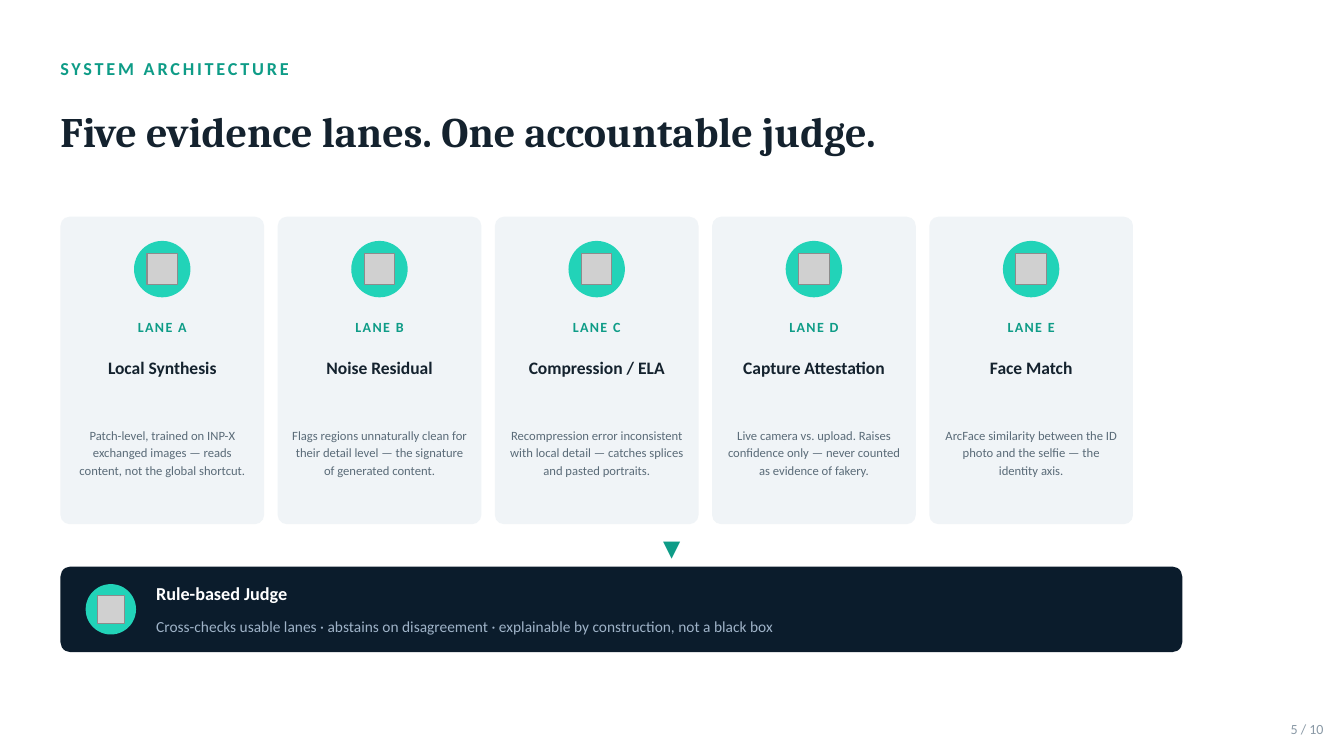
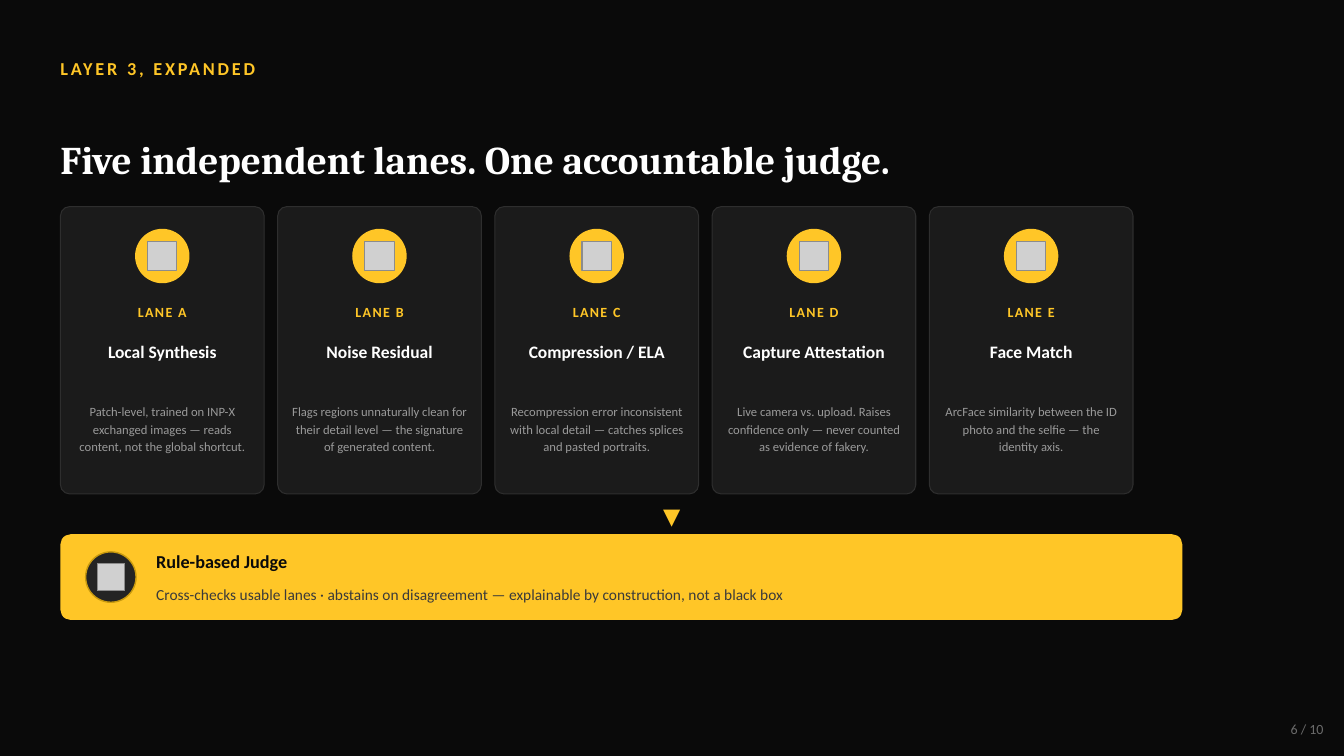
Before and after one commit to Venkat-Kolasani/VeriLens, a slide deck: slide 6 of pitch/VeriLens_Pitch.pptx (slide 5 before the commit). Drawn at 1344x756 pixels with LibreOffice and Linux fonts; fonts in the diff are those of the drawing; grey boxes stand for pictures. Boxes give left, top, right and bottom in pixels: in the first picture for what was removed or moved away, otherwise in the second. Text is boxed around its words. In the diff, an @@ line names an element or a change of style, - is before the commit and + after.

Commit message:
feat(pitch): redo deck in yellow-black theme, fix icon color bug
Replaced the teal/light-dark deck with a fully dark yellow-black theme, and
reworked the architecture slide from five same-size cards into an actual
layered process diagram (Capture -> Quality Gate -> Detection Lanes -> Judge
-> Verdict+Anchor) - a truer answer to 'what are the process layers' than a
grid of lane cards.

Found and fixed a real bug while re-rendering icons for the new palette: the
icon generator stripped the <svg> root tag to rebuild width/height/viewBox,
which also discarded the color/style attributes react-icons relies on for
currentColor to resolve. Verified by checking pixel channel stats directly
rather than trusting the thumbnail - every icon in both this deck and the
original teal one was rendering pure black regardless of requested color.
It went unnoticed in the teal deck because black-on-teal still had usable
contrast by coincidence; this theme's dark-charcoal badges made it visible
as low-contrast black-on-black. Fixed by wrapping the inner <path> markup in
an explicit <g fill="#hex">, which paths inherit via plain SVG attribute
inheritance instead of relying on currentColor resolution.

Structural validation, content QA, and full visual re-render all passed
after the fix.

```diff
--- a/pitch/VeriLens_Pitch.pptx
+++ b/pitch/VeriLens_Pitch.pptx
@@ background #FFFFFF to #0A0A0A @@
@@ text removed at bbox=[60, 63, 289, 75] @@
-SYSTEM ARCHITECTURE
@@ text added at bbox=[127, 63, 136, 75], 13 pt, text #FFC627, bold @@
+LAYER 3, EXPANDED
@@ text at bbox=[60, 146, 890, 183]: text changed; size 30 to 28 pt; text colour #14222E to #FFFFFF @@
-Five evidence lanes. One accountable judge.
+Five independent lanes. One accountable judge.
@@ rounded rectangle: place and size @@
-rounded rectangle at bbox=[60, 217, 264, 524]
+rounded rectangle at bbox=[60, 207, 264, 494]
@@ rounded rectangle: place and size @@
-rounded rectangle at bbox=[277, 217, 481, 524]
+rounded rectangle at bbox=[277, 207, 481, 494]
@@ rounded rectangle: place and size @@
-rounded rectangle at bbox=[495, 217, 699, 524]
+rounded rectangle at bbox=[495, 207, 699, 494]
@@ rounded rectangle: place and size @@
-rounded rectangle at bbox=[713, 217, 917, 524]
+rounded rectangle at bbox=[713, 207, 917, 494]
@@ fill #F0F4F7 to #1B1B1B; outline none to #2E2E2E 0.75 pt in 5 elements at bbox=[60, 207, 264, 494], bbox=[277, 207, 481, 494], bbox=[495, 207, 699, 494], bbox=[713, 207, 917, 494], bbox=[930, 207, 1133, 494] @@
@@ rounded rectangle: place and size @@
-rounded rectangle at bbox=[930, 217, 1133, 524]
+rounded rectangle at bbox=[930, 207, 1133, 494]
@@ 5 ellipses: place and size @@
-5 ellipses at bbox=[134, 241, 1060, 297]
+5 ellipses at bbox=[135, 229, 1059, 283]
@@ fill #22D3B8 to #FFC627 in 5 elements at bbox=[786, 229, 841, 283], bbox=[135, 229, 190, 283], bbox=[570, 229, 624, 283], bbox=[1004, 229, 1059, 283], bbox=[353, 229, 407, 283] @@
@@ 10 texts, 5 pictures: place and size @@
-10 texts, 5 pictures at bbox=[108, 254, 1072, 377]
+10 texts, 5 pictures at bbox=[108, 241, 1072, 361]
@@ text colour #14222E to #FFFFFF in 5 elements at bbox=[108, 345, 217, 361], bbox=[326, 345, 432, 358], bbox=[529, 345, 664, 361], bbox=[743, 345, 884, 361], bbox=[990, 345, 1072, 358] @@
@@ text "Patch-level, trained on INP-X exchanged ...": place and size @@
-text "Patch-level, trained on INP-X exchanged ..." at bbox=[79, 431, 245, 477]
+text "Patch-level, trained on INP-X exchanged ..." at bbox=[79, 407, 245, 453]
@@ text "Flags regions unnaturally clean for ...": place and size @@
-text "Flags regions unnaturally clean for ..." at bbox=[292, 431, 467, 477]
+text "Flags regions unnaturally clean for ..." at bbox=[292, 407, 467, 453]
@@ text "Recompression error inconsistent with local ...": place and size @@
-text "Recompression error inconsistent with local ..." at bbox=[510, 431, 683, 477]
+text "Recompression error inconsistent with local ..." at bbox=[510, 407, 683, 453]
@@ text "Live camera vs. upload. Raises ...": place and size @@
-text "Live camera vs. upload. Raises ..." at bbox=[728, 431, 900, 477]
+text "Live camera vs. upload. Raises ..." at bbox=[728, 407, 900, 453]
@@ text colour #5A6B78 to #9A9A9A in 5 elements at bbox=[79, 407, 245, 453], bbox=[292, 407, 467, 453], bbox=[510, 407, 683, 453], bbox=[728, 407, 900, 453], bbox=[945, 407, 1117, 453] @@
@@ text "ArcFace similarity between the ID ...": place and size @@
-text "ArcFace similarity between the ID ..." at bbox=[945, 431, 1117, 477]
+text "ArcFace similarity between the ID ..." at bbox=[945, 407, 1117, 453]
@@ text colour #0E9C87 to #FFC627 in 6 elements at bbox=[138, 308, 186, 317], bbox=[355, 308, 404, 317], bbox=[573, 308, 620, 317], bbox=[789, 308, 839, 317], bbox=[1008, 308, 1055, 317], bbox=[0, 500, 1344, 530] @@
@@ text "▼": place and size @@
-text "▼" at bbox=[0, 532, 1344, 563]
+text "▼" at bbox=[0, 500, 1344, 530]
@@ rounded rectangle: place and size @@
-rounded rectangle at bbox=[60, 567, 1183, 652]
+rounded rectangle at bbox=[60, 534, 1183, 620]
@@ rounded rectangle at bbox=[60, 534, 1183, 620]: fill #0B1C2C to #FFC627 @@
@@ ellipse: place and size @@
-ellipse at bbox=[86, 584, 136, 634]
+ellipse at bbox=[86, 552, 136, 602]
@@ ellipse at bbox=[86, 552, 136, 602]: fill #22D3B8 to #242424; outline none to #C99A0E 1 pt @@
@@ picture added at bbox=[97, 564, 125, 592] @@
@@ text "Rule-based Judge": place and size @@
-text "Rule-based Judge" at bbox=[156, 587, 287, 603]
+text "Rule-based Judge" at bbox=[156, 555, 287, 571]
@@ text "Rule-based Judge" at bbox=[156, 555, 287, 571]: text colour #FFFFFF to #0A0A0A @@
@@ picture removed at bbox=[97, 596, 125, 624] @@
@@ text at bbox=[156, 589, 783, 603]: text changed; text colour #9FB3C8 to #3A3A3A @@
-Cross-checks usable lanes · abstains on disagreement · explainable by construction, not a black box
+Cross-checks usable lanes · abstains on disagreement — explainable by construction, not a black box
@@ text at bbox=[1291, 725, 1323, 734]: text changed; text colour #8A99A6 to #6B6B6B @@
-5 / 10
+6 / 10
```
Also in this commit, not shown: 7 other slides changed, 2 slides added, 2 slides removed, 3 other files.
